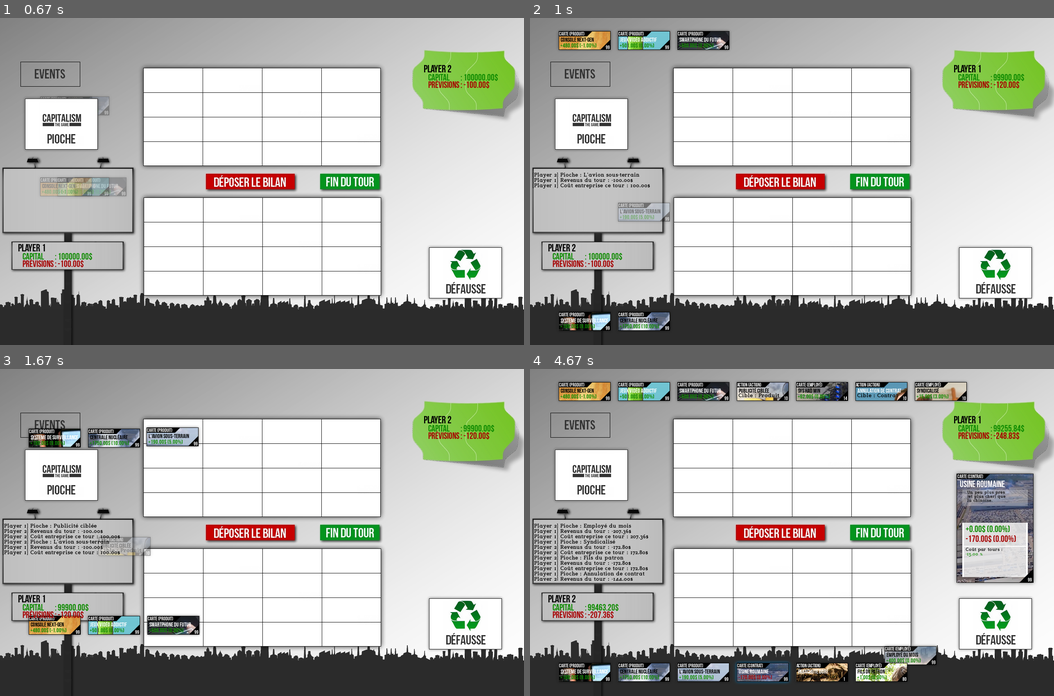
Above: before the commit, frames 1-4 (two rows, left to right).
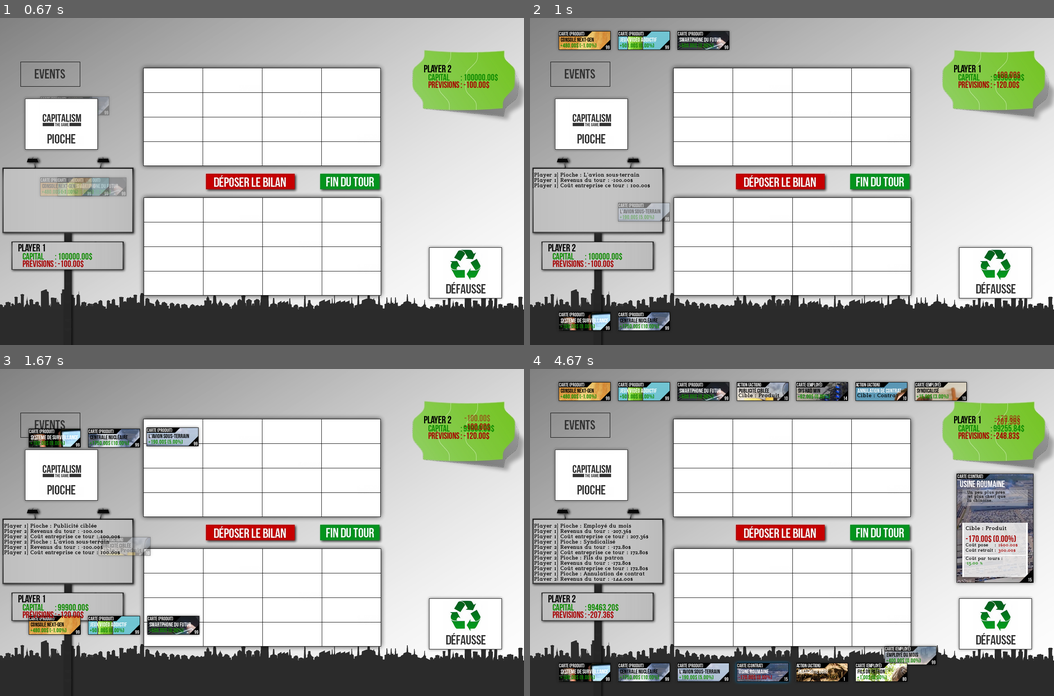
Above: after the commit, the same moments.

Repository: Que20/Capitalism
Game: pygame game, started from src/launcher.py
The game is run twice, just before and just after one commit, with the same random seed, the same clock (stepped at 60 frames per second) and the same inputs.
Inputs (mouse positions are in pixels of both pictures, inside the frame that each line leads up to):
- Up to frame 1 (0.67 s): click (57, 106) at 0.38 s
- Up to frame 2 (1 s): tap Space at 0.67 s
- Up to frame 3 (1.67 s): press the mouse at (262, 450) at 1.03 s; move the mouse to (303, 467) at 1.13 s; release the mouse at (345, 486) at 1.27 s; tap Space at 1.4 s
- Up to frame 4 (4.67 s): tap Space at 1.7, 2.57, 2.9, 3.2, 3.4, 3.7, 3.97 s; press the mouse at (996, 624) at 1.87 s; move the mouse to (818, 604) at 1.97 s; release the mouse at (645, 584) at 2.1 s; press the mouse at (702, 391) at 2.2 s; move the mouse to (844, 398) at 2.3 s; release the mouse at (985, 408) at 2.43 s; press the mouse at (702, 391) at 4.27 s; move the mouse to (661, 421) at 4.37 s; release the mouse at (619, 450) at 4.5 s; press the mouse at (760, 673) at 4.6 s

Frame 1 is identical in both runs. In frame 2, less than 0.1% of the frame differs, in the area x 88-94%, y 16-19%; in frame 3, 0.1%; in frame 4, 0.4%, in the area x 48-96%, y 14-96%.

Commit message:
Ajout des informations des cartes
Ajout d'animations
Corrections diverses

Diff:
--- a/src/cap_graph.py
+++ b/src/cap_graph.py
@@ -267,7 +267,7 @@
 		# On appel l'ancien pour l'animation
 		cap_Graph_object.display(self, window)
 
-		# On affiche notre log=
+		# On affiche notre log
 		window.blit(self.log_zone, (4, 378))
 
 # Info joueur
@@ -279,11 +279,39 @@
 		self.player = player
 
 		# On commence par le fond (qui ne change pas)
+		self.anim = cap_Graph_object(cap_Rect(141, 574, 150, 25), cap_Rect(0, 0, 150, 25))
 		self.bg = pygame.Surface((self.rect.w, self.rect.h), SRCALPHA, 32).convert_alpha()
 		self.bg.blit(player_name_font.render(self.player.name, 1, black), (0, 0))
 
 		# Update des infos
 		self.update()
+
+	# Animation cool
+	def changeMoney(self, howMuch, otherPlayer=False):
+		self.anim.to_display.fill(0)
+
+		if not otherPlayer:
+			self.anim.rect.x = 141
+			if howMuch >= 0:
+				self.anim.to_display.blit(card_title_font.render( '+%.2f$' % howMuch, 1, green), (0, 0))
+				self.anim.rect.y = 560
+				self.anim.animate(141, 584, 2000, -1)
+			else :
+				self.anim.to_display.blit(card_title_font.render( '%.2f$' % howMuch, 1, red), (0, 0))
+				self.anim.rect.y = 574
+				self.anim.animate(141, 435, 2000, -1)
+		else:
+			self.anim.rect.x = 1134
+			if howMuch >= 0:
+				self.anim.to_display.blit(card_title_font.render( '+%.2f$' % howMuch, 1, green), (0, 0))
+				self.anim.rect.y = 90
+				self.anim.animate(1134, 136, 2000, -1)
+			else :
+				self.anim.to_display.blit(card_title_font.render( '%.2f$' % howMuch, 1, red), (0, 0))
+				self.anim.rect.y = 136
+				self.anim.animate(1134, 80, 2000, -1)
+
+		self.anim.visibility(True)
 
 	# Update le visuel de la carte pour prendre en compte les changements
 	def update(self):
@@ -295,6 +323,12 @@
 			self.to_display.blit(card_title_font.render( "  Prévisions : "+('%.2f' % total)+"$", 1, green), (5, 41))
 		else :
 			self.to_display.blit(card_title_font.render( "  Prévisions : "+('%.2f' % total)+"$", 1, red), (5, 41))
+
+
+	def init(self, event_mouse, event_key, display_list):
+		display_list.append(self.display)
+		self.display_list = display_list
+		self.anim.init(event_mouse, event_key, display_list)
 
 # Pioche
 class cap_Graph_deck_base(cap_Graph_object):
@@ -506,22 +540,38 @@
 		if self.card_obj.cardType == Type.ACTION :
 
 			self.to_display.blit(card_type_font.render(str(int(self.card_obj.life)), 1, white), (186, 265))
-			self.to_display.blit(card_content_font.render("Cible : "+ CardType.get_string(self.card_obj.affectedType), 1, black), (34, 165))
-
+			self.to_display.blit(card_content_font.render("Cible : "+ CardType.get_string(self.card_obj.affectedType), 1, black), (34, 140))
+
+			self.to_display.blit(card_medium_font.render("Coût pose    :", 1, black), (34, 175))
+			self.to_display.blit(card_medium_font.render('%.2f$' % self.card_obj.deploymentCost, 1, red), (114, 175))
 
 		elif self.card_obj.cardType == Type.CARD :
 
 			self.to_display.blit(card_type_font.render(str(int(self.card_obj.computedCard.life)), 1, white), (186, 265))
 
-			s = "+" + ('%.2f' % self.card_obj.computedCard.incomePerTurn)
-			s += "$ (" + ('%.2f' % self.card_obj.computedCard.incomePerTurnModifier) + "%)"
-			self.to_display.blit(card_title_font.render(s, 1, green), (34, 135))
-
-			s = "-" + ('%.2f' % self.card_obj.computedCard.costPerTurn)
-			s += "$ (" + ('%.2f' % self.card_obj.computedCard.costPerTurnModifier) + "%)"
-			self.to_display.blit(card_title_font.render(s, 1, red), (34, 159))
-
-		i = 192
+			if self.card_obj.type == CardType.CONTRACT :
+
+				self.to_display.blit(card_content_font.render("Cible : "+ CardType.get_string(self.card_obj.affectedType), 1, black), (34, 140))
+
+				s = "-" + ('%.2f' % self.card_obj.computedCard.costPerTurn)
+				s += "$ (" + ('%.2f' % self.card_obj.computedCard.costPerTurnModifier) + "%)"
+				self.to_display.blit(card_title_font.render(s, 1, red), (34, 159))
+
+			else :
+				s = "+" + ('%.2f' % self.card_obj.computedCard.incomePerTurn)
+				s += "$ (" + ('%.2f' % self.card_obj.computedCard.incomePerTurnModifier) + "%)"
+				self.to_display.blit(card_title_font.render(s, 1, green), (34, 135))
+
+				s = "-" + ('%.2f' % self.card_obj.computedCard.costPerTurn)
+				s += "$ (" + ('%.2f' % self.card_obj.computedCard.costPerTurnModifier) + "%)"
+				self.to_display.blit(card_title_font.render(s, 1, red), (34, 157))
+
+			self.to_display.blit(card_medium_font.render("Coût pose    :", 1, black), (34, 181))
+			self.to_display.blit(card_medium_font.render('%.2f$' % self.card_obj.computedCard.deploymentCost, 1, red), (114, 181))
+			self.to_display.blit(card_medium_font.render("Coût retrait :", 1, black), (34, 194))
+			self.to_display.blit(card_medium_font.render('%.2f$' % self.card_obj.computedCard.discardCost, 1, red), (114, 194))
+
+		i = 214
 		for effect in self.card_obj.effects:
 			self.to_display.blit(card_medium_font.render( AffectableValue.get_string(effect.affectedValue) + " :", 1, black), (34, i))
 			i += 11
--- a/src/card/cards.xml
+++ b/src/card/cards.xml
@@ -104,11 +104,6 @@
 		<life>99</life>
 		<deploymentCost>5500</deploymentCost>
 		<effects>
-			<effect>
-				<value>30</value>
-				<modifierType>2</modifierType>
-				<affectedValue>6</affectedValue>
-			</effect>
 		</effects>
 		<affectedType>0</affectedType>
 	</item>
@@ -218,13 +213,13 @@
 			<costPerTurnModifier>0</costPerTurnModifier>
 			<incomePerTurn>1010</incomePerTurn>
 			<incomePerTurnModifier>0</incomePerTurnModifier>
-			<discardCost>30</discardCost>
+			<discardCost>250</discardCost>
 		</cardData>
 		<life>99</life>
 		<deploymentCost>3500</deploymentCost>
 		<effects>
 			<effect>
-				<value>30</value>
+				<value>10</value>
 				<modifierType>2</modifierType>
 				<affectedValue>6</affectedValue>
 			</effect>
@@ -606,7 +601,7 @@
 			votre produit, aussi inutile
 			soit il !</description>
 		<type>2</type>
-		<life>10</life>
+		<life>7</life>
 		<deploymentCost>800</deploymentCost>
 		<effects>
 			<effect>
@@ -688,7 +683,7 @@
 			<incomePerTurnModifier>0</incomePerTurnModifier>
 			<discardCost>300</discardCost>
 		</cardData>
-		<life>99</life>
+		<life>15</life>
 		<deploymentCost>1500</deploymentCost>
 		<effects>
 			<effect>
@@ -715,7 +710,7 @@
 			<incomePerTurnModifier>0</incomePerTurnModifier>
 			<discardCost>300</discardCost>
 		</cardData>
-		<life>99</life>
+		<life>15</life>
 		<deploymentCost>1600</deploymentCost>
 		<effects>
 			<effect>
--- a/src/player.py
+++ b/src/player.py
@@ -94,6 +94,7 @@
 					self.money = self.money - self.deck[hand].deploymentCost
 
 					# Graphique
+					self.graph_player.changeMoney(- self.deck[hand].deploymentCost)
 					self.deck[hand].grap_mincard.animate(50, 107, 500)
 
 					# Log
@@ -143,7 +144,7 @@
 	def _addAction(self, x, y):
 		hand = self.deck[self.selected[1]]
 		self.money = self.money - hand.deploymentCost # Coût de pose
-		self.graph_player.update()
+		self.graph_player.changeMoney(- hand.deploymentCost)
 		# Glisse la carte sur la carte de type produit (erreur si pas produit)
 		hand.grap_mincard.animate(x * 145 + 350, y * 60 + 438, 500, -1)
 		# Shift du deck
@@ -154,6 +155,58 @@
 		# MàJ graphique de la carte
 		self.gameboard[x][y].grap_card.update()
 		self.gameboard[x][y].grap_mincard.update()
+		# Màj joueur
+		self.graph_player.update()
+
+
+	# Ajouter une action à une carte
+	def _addActionOtherPlayer(self, x, y, card):
+		# Glisse la carte sur la carte de type produit (erreur si pas produit)
+		card.grap_mincard.animate(x * 145 + 350, y * 60 + 438, 500, -1)
+		# Shift du deck
+		self.gameboard[x][y].actions.append(card)
+		# Màj données carte
+		self.gameboard[x][y].computeEffects(self.gameboard[x][y].actions[-1])
+		# MàJ graphique de la carte
+		self.gameboard[x][y].grap_card.update()
+		self.gameboard[x][y].grap_mincard.update()
+		# Màj joueur
+		self.graph_player.update()
+
+
+	# Pose la carte de la main dans le gameboard adverse
+	def _poseCardOtherPlayer(self, events, hand, x, y, other_player):
+		if self.deck[hand].cardType == Type.ACTION and self.deck[hand].type == ActionType.ACTION :
+			if other_player.gameboard[x][y] != None :
+				print("bonjour ici : "+other_player.gameboard[x][y].name)
+				if self.deck[hand].affectedType == other_player.gameboard[x][y].type :
+
+					if self.deck[hand].deploymentCost < self.money :
+
+						self.log.log("["+self.name+"] Carte action posée : "+self.deck[hand].name+" sur carte produit : "+other_player.gameboard[x][y].name, green)
+						self.graph_player.update()
+
+						self.money = self.money - self.deck[self.selected[1]].deploymentCost # Coût de pose
+						self.graph_player.changeMoney(- self.deck[self.selected[1]].deploymentCost)
+						other_player._addActionOtherPlayer(x, y, self.deck.pop(self.selected[1]))
+						self._shiftDeck(self.selected[1])
+
+					else :
+						self.log.msg("Impossible de poser la carte : pas assez d'argent")
+						self.log.log("["+self.name+"] Action impossible : fond insuffisant", red)
+						print("Erreur : pas assez d'argent pour poser la carte")
+				else :
+					self.log.msg("Impossible de poser la carte : type non-affecté")
+					self.log.log("["+self.name+"] Action impossible : type non-affecté", red)
+					print("Erreur : type non-affecté")
+			else :
+				self.log.msg("Impossible de poser la carte : case vide")
+				self.log.log("["+self.name+"] Action impossible : case vide", (128, 0, 0))
+				print("Erreur : impossible de poser une carte action sur une case vide")
+		else :
+			self.log.msg("Impossible de poser la carte : seules les cartes actions peuvent être posée là")
+			self.log.log("["+self.name+"] Action impossible : carte interdite", red)
+			print("Erreur : impossible de placer des events ici")
 
 
 	# Pose la carte de la main dans le gameboard
@@ -163,6 +216,7 @@
 				if self.deck[hand].computedCard.deploymentCost < self.money :
 					self.money = self.money - self.deck[hand].computedCard.deploymentCost # Cout de pose
 					# Graphique
+					self.graph_player.changeMoney(- self.deck[hand].computedCard.deploymentCost)
 					self.deck[hand].grap_mincard.animate(x * 145 + 350, y * 60 + 438, 500)
 					# On change de zone
 					self.gameboard[x][y] = self.deck.pop(hand)
@@ -230,6 +284,7 @@
 
 			def yes():
 				self.money = self.money - self.gameboard[x][y].computedCard.discardCost # Coût défaussement
+				self.graph_player.changeMoney(- self.gameboard[x][y].computedCard.discardCost)
 				self.graph_player.update()
 				# Graphique
 				self.gameboard[x][y].grap_mincard.animate(1087, 602, 750, -1)
@@ -303,6 +358,12 @@
 					# Si on a selectionné une carte de la main
 					if self.selected != None and self.selected[0] == 1 :
 						self._posEventCard(events, self.selected[1], other_player)
+
+				# On clique sur le gameboard adverse
+				if action[1] == "gameboard" :
+					# On pose une carte action sur l'adversaire de notre main
+					if self.selected != None and self.selected[0] == 1 :
+						self._poseCardOtherPlayer(events, self.selected[1], action[2], action[3], other_player)
 
 
 		self.selected = None
@@ -416,6 +477,8 @@
 			self.log.log("["+self.name+"] Coût entreprise ce tour : "+('%.2f' % self.cost)+"$")
 			self.log.log("["+self.name+"] Revenus du tour : "+('%.2f' % total)+"$")
 
+			self.graph_player.changeMoney(total, True)
+
 			# Coût total
 			self.money += total
 			self.cost *= 1.2
@@ -448,6 +511,9 @@
 							self.deleted[-1].grap_mincard.animate(1087, 602, 750, -1)
 							# Log
 							self.log.log("["+self.name+"] Fin d'event : "+self.deleted[-1].name)
+						event.life -= 1
+						event.grap_card.update()
+						event.grap_mincard.update()
 
 			# Màj des cartes
 			for line in self.gameboard:
--- a/src/test_card.py
+++ b/src/test_card.py
@@ -60,7 +60,11 @@
 			if self.up_hand.isIn(x, y) :
 				return ("up", "hand", int((x - self.up_hand.x) / 145))
 			elif self.up_gameboard.isIn(x, y) :
-				return ("up", "gameboard", int((x - self.up_gameboard.x) / 145), int((y - self.up_gameboard.y) / 60))
+				x = int((x - self.up_gameboard.x) / 145)
+				y = int((y - self.up_gameboard.y) / 60)
+				if x > 3 : x = 3
+				if y > 3 : y = 3
+				return ("up", "gameboard", x, 3 - y)
 			elif self.up_deck.isIn(x, y) :
 				return ("up", "deck")
 			elif self.up_event.isIn(x, y) :
@@ -152,7 +156,7 @@
 		if modal.visible :
 
 			# Clavier
-			if event.type == KEYUP:
+			if event.type == KEYDOWN:
 
 				for clbk in event_modal_key :
 					if clbk[2](event.type, event.key, 0, 0):
@@ -188,7 +192,7 @@
 
 				if event.type == MOUSEBUTTONDOWN :
 					print(clicker_detector.get_zone(event.pos[0], event.pos[1]))
-					player1.playerAction(clicker_detector.get_zone(event.pos[0], event.pos[1]), events, None)
+					player1.playerAction(clicker_detector.get_zone(event.pos[0], event.pos[1]), events, player2)
 
 				for clbk in event_mouse :
 					# Si l'event se passe dans notre range
Binary file changed: src/card/card_fg.png
